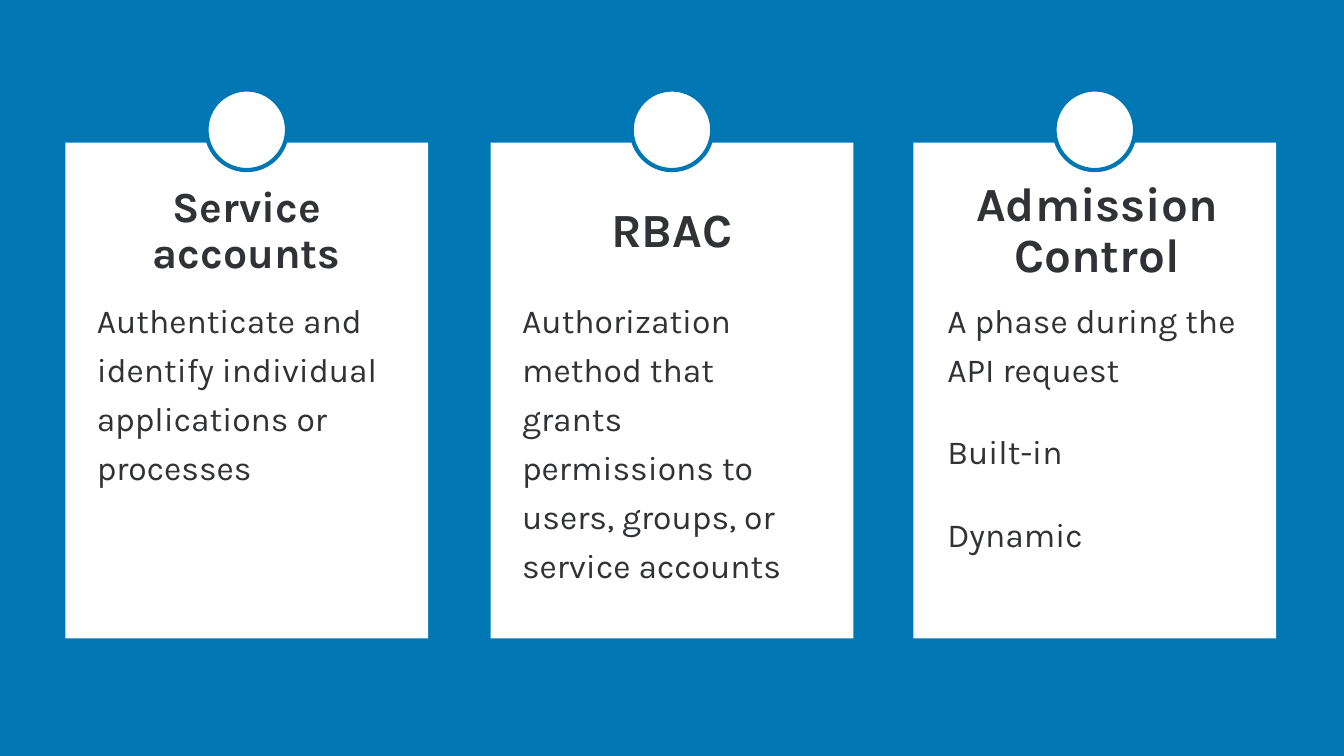
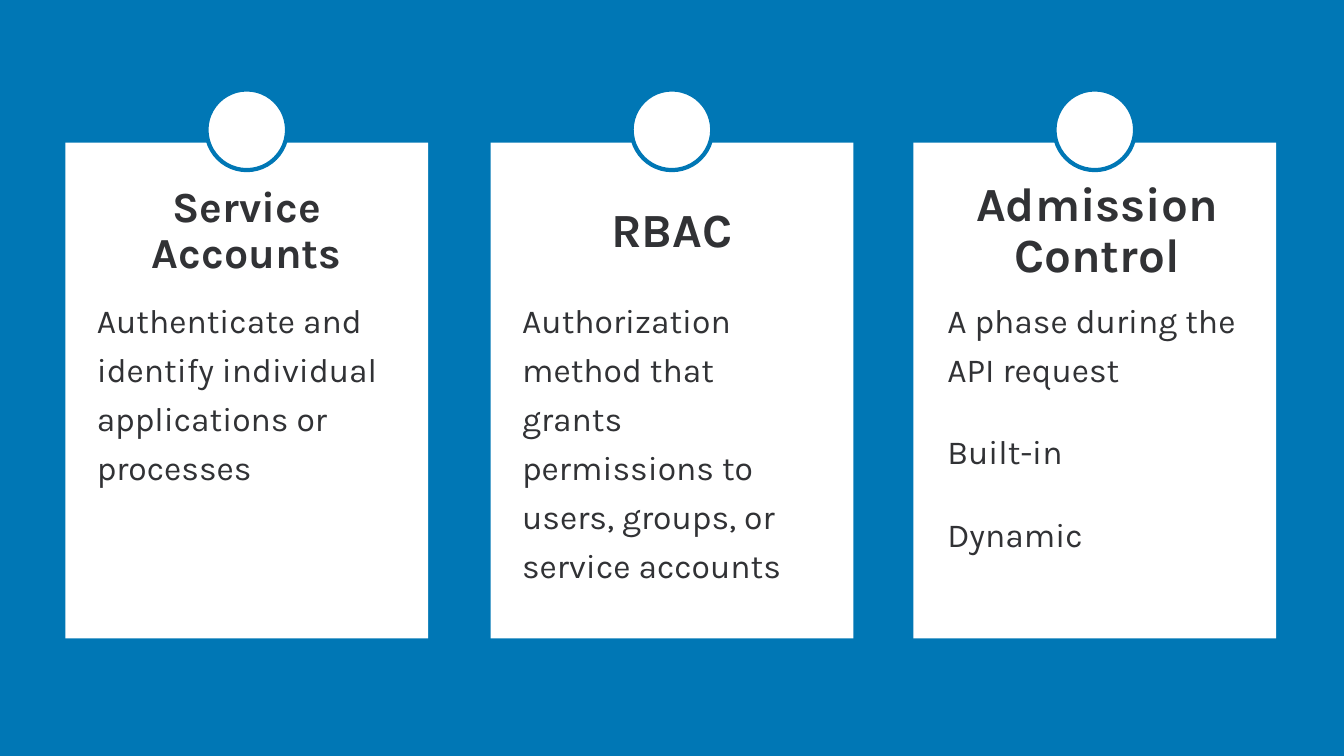
Before and after one commit to rdiazconcha/ckad-exam-prep, a slide deck: slide 2 of chapter-04/02-auth/04_02_auth.pptx. Drawn at 1344x756 pixels with LibreOffice and Linux fonts; fonts in the diff are those of the drawing. Boxes give left, top, right and bottom in pixels: in the first picture for what was removed or moved away, otherwise in the second. Text is boxed around its words. In the diff, an @@ line names an element or a change of style, - is before the commit and + after.

```diff
--- a/chapter-04/02-auth/04_02_auth.pptx
+++ b/chapter-04/02-auth/04_02_auth.pptx
@@ title at (152, 191, 341, 269): text changed @@
-Service accounts
+Service Accounts
```
Also in this commit, not shown: 2 other files.
